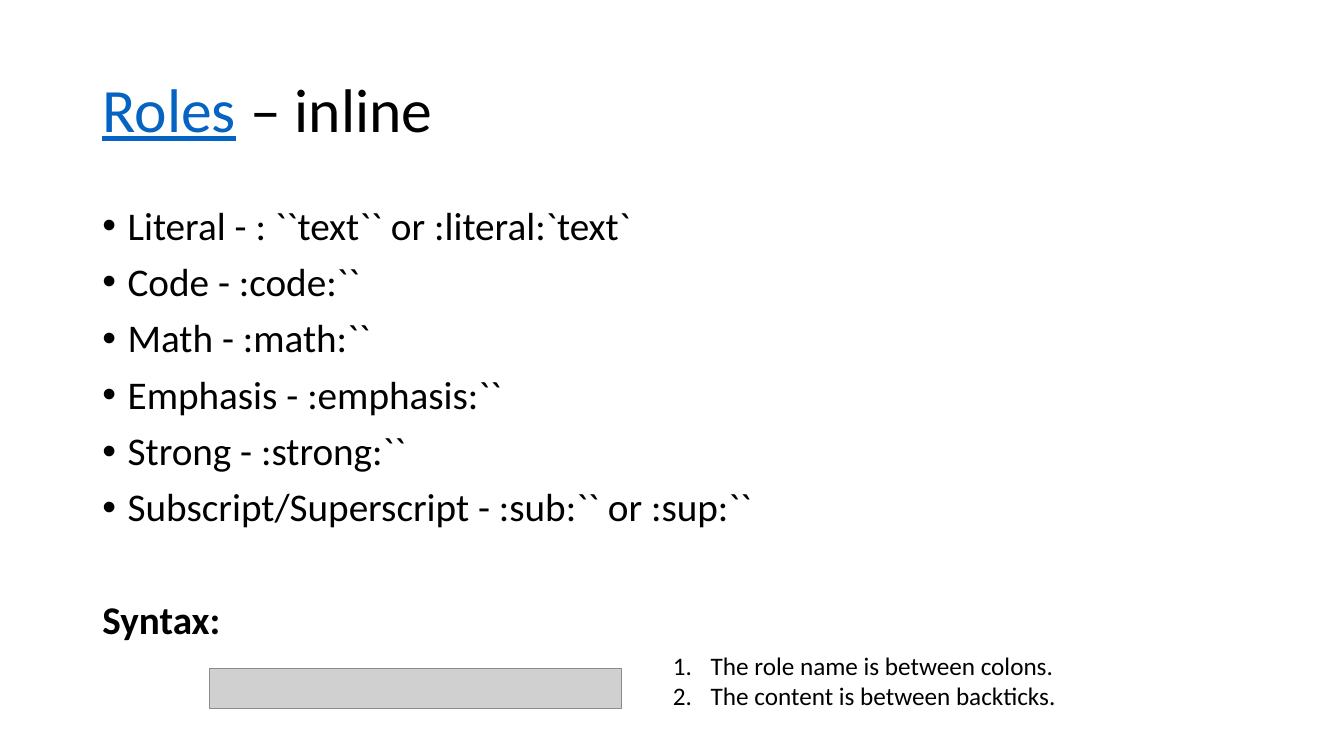
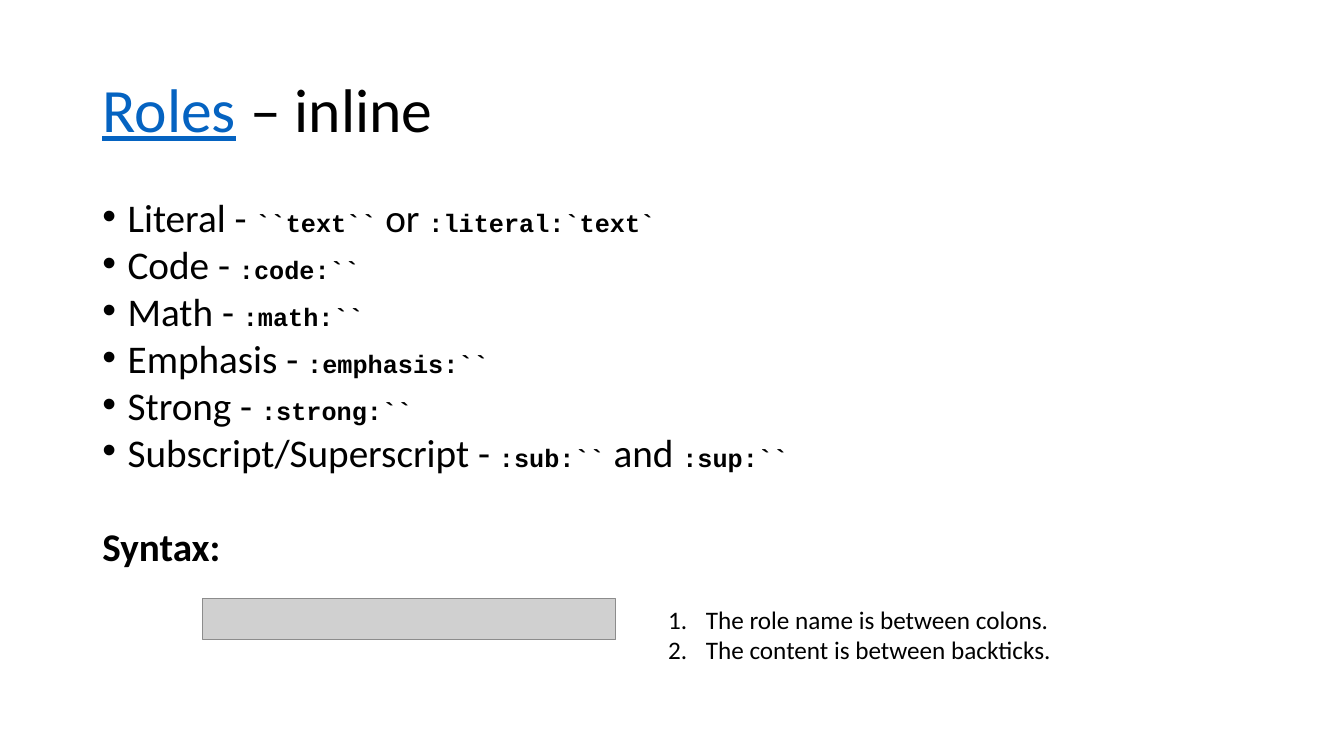
Before and after one commit to kevinputnam/tech-writing-school, a slide deck: slide 7 of _downloads/rest-sphinx-for-open-source.pptx (slide 6 before the commit). Drawn at 1344x756 pixels with LibreOffice and Linux fonts; fonts in the diff are those of the drawing; grey boxes stand for pictures. Boxes give left, top, right and bottom in pixels: in the first picture for what was removed or moved away, otherwise in the second. Text is boxed around its words. In the diff, an @@ line names an element or a change of style, - is before the commit and + after.

```diff
--- a/_downloads/rest-sphinx-for-open-source.pptx
+++ b/_downloads/rest-sphinx-for-open-source.pptx
@@ text at bbox=[128, 204, 655, 233]: text changed; size 28 to 18 pt; font Calibri to Courier New; bold on @@
-• Literal - : ``text`` or :literal:`text`
+• Literal - ``text`` or :literal:`text`
@@ text at bbox=[102, 251, 488, 567]: size 28 to 18 pt, font Calibri to Courier New, bold on in ":code:``", ":math:``", ":emphasis:``", ":strong:``"; line spacing 0.9 to 0.7 @@
@@ text at bbox=[128, 439, 788, 474]: text changed @@
-• Subscript/Superscript - :sub:`` or :sup:``
+• Subscript/Superscript - :sub:`` and :sup:``
@@ picture: place and size @@
-picture at bbox=[209, 668, 621, 710]
+picture at bbox=[203, 599, 615, 640]
@@ text "The role name is between ...": place and size @@
-text "The role name is between ..." at bbox=[711, 657, 1055, 706]
+text "The role name is between ..." at bbox=[706, 611, 1050, 660]
```
Also in this commit, not shown: 5 other slides changed, 2 slides added.
